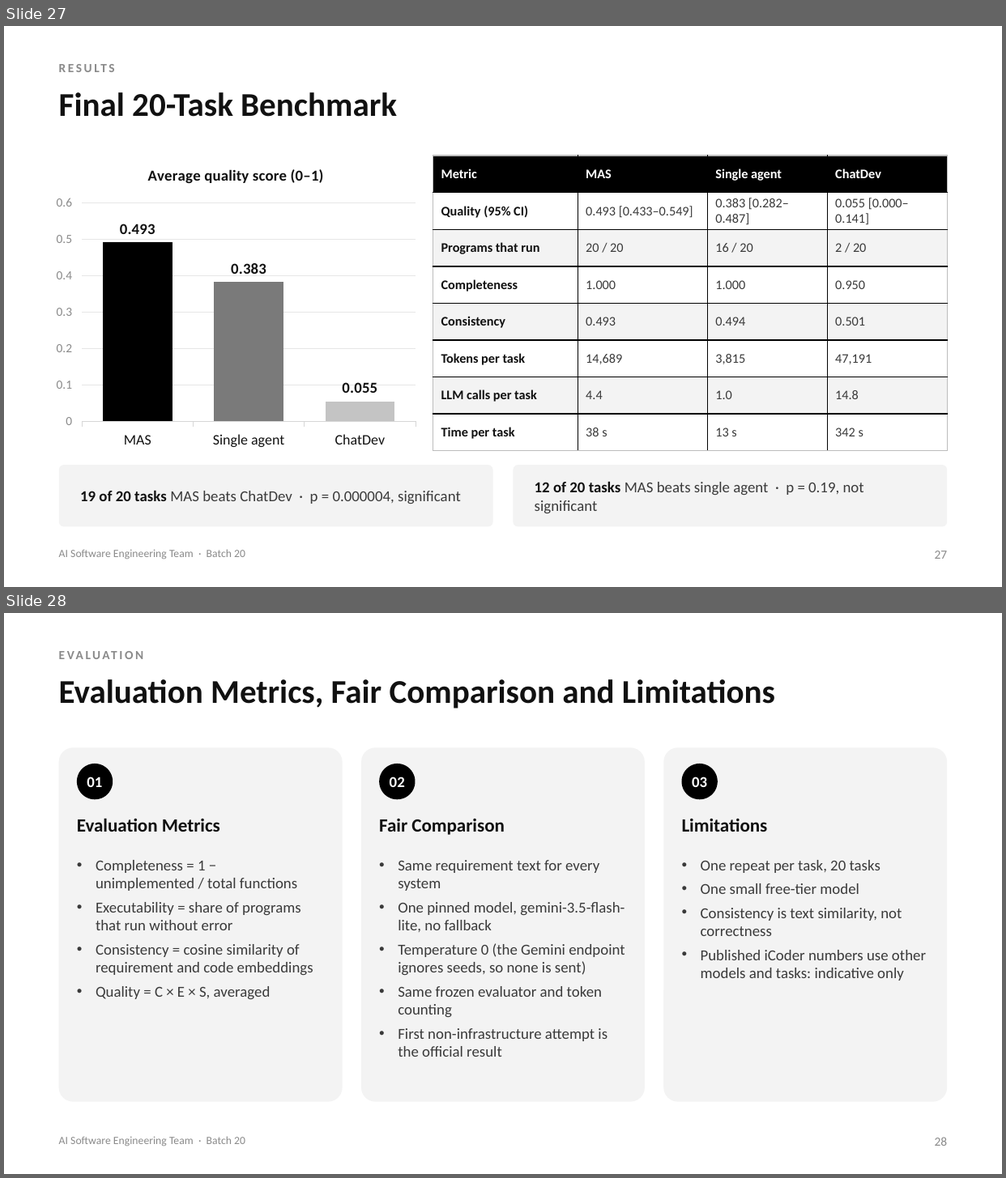
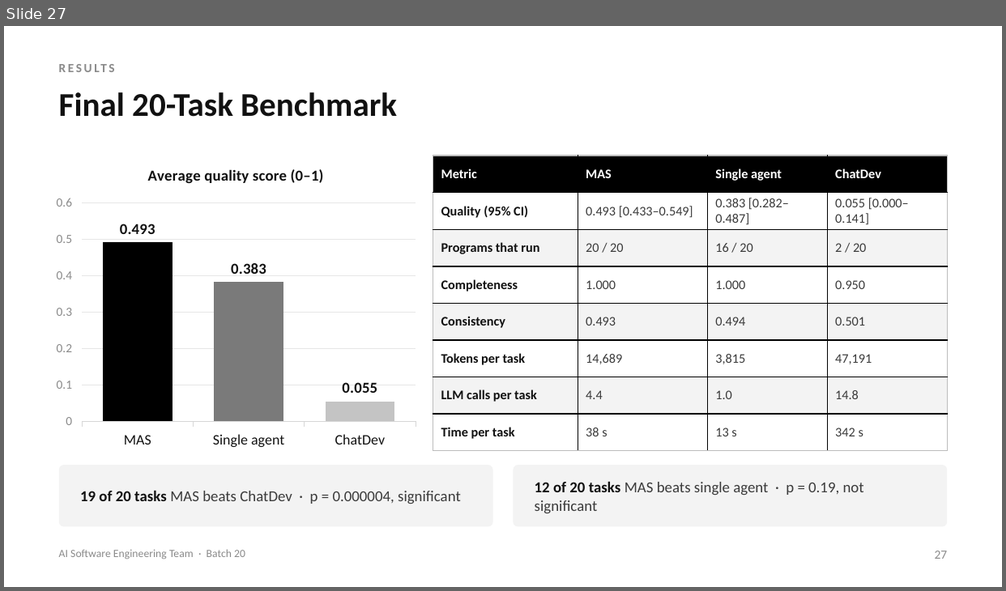
Before and after one commit to Varshith-092006/MAS, a slide deck: presentation/MAS_2nd_Review.pptx. Shown one above the other, each under a label of ours: slides 27 and 28 before the commit, slide 27 after it. The pictures are 1006x1178 and 1006x591 pixels, drawn with LibreOffice and Linux fonts; fonts in the diff are those of the drawing. Boxes give left, top, right and bottom in pixels: in the first picture for what was removed or moved away, otherwise in the second. Text is boxed around its words. In the diff, an @@ line names an element or a change of style, - is before the commit and + after.

```diff
--- a/presentation/MAS_2nd_Review.pptx
+++ b/presentation/MAS_2nd_Review.pptx
@@ slide 28 removed at box(4, 613, 1002, 1174), background #FFFFFF @@
@@ text removed at box(59, 645, 947, 671) @@
-EVALUATION
@@ text removed at box(59, 679, 775, 709) @@
-Evaluation Metrics, Fair Comparison and Limitations
@@ rounded rectangle removed at box(59, 747, 343, 1102) @@
@@ rounded rectangle removed at box(361, 747, 645, 1102) @@
@@ rounded rectangle removed at box(663, 747, 947, 1102) @@
@@ ellipse removed at box(77, 764, 113, 799) @@
-01
@@ ellipse removed at box(379, 764, 415, 799) @@
-02
@@ ellipse removed at box(682, 764, 718, 799) @@
-03
@@ text removed at box(77, 818, 220, 832) @@
-Evaluation Metrics
@@ text removed at box(379, 819, 505, 835) @@
-Fair Comparison
@@ text removed at box(682, 819, 768, 832) @@
-Limitations
@@ text removed at box(96, 860, 313, 999) @@
-• Completeness = 1 − unimplemented / total functions
-• Executability = share of programs that run without error
-• Consistency = cosine similarity of requirement and code embeddings
-• Quality = C × E × S, averaged
@@ text removed at box(398, 860, 624, 1057) @@
-• Same requirement text for every system
-• One pinned model, gemini-3.5-flash-lite, no fallback
-• Temperature 0 (the Gemini endpoint ignores seeds, so none is sent)
-• Same frozen evaluator and token counting
-• First non-infrastructure attempt is the official result
@@ text removed at box(701, 860, 926, 981) @@
-• One repeat per task, 20 tasks
-• One small free-tier model
-• Consistency is text similarity, not correctness
-• Published iCoder numbers use other models and tasks: indicative only
@@ text removed at box(59, 1136, 245, 1146) @@
-AI Software Engineering Team · Batch 20
@@ text removed at box(935, 1137, 948, 1146) @@
-28
```
Also in this commit, not shown: 16 slides changed, 8 slides added, 7 other slides removed, 7 other files.
